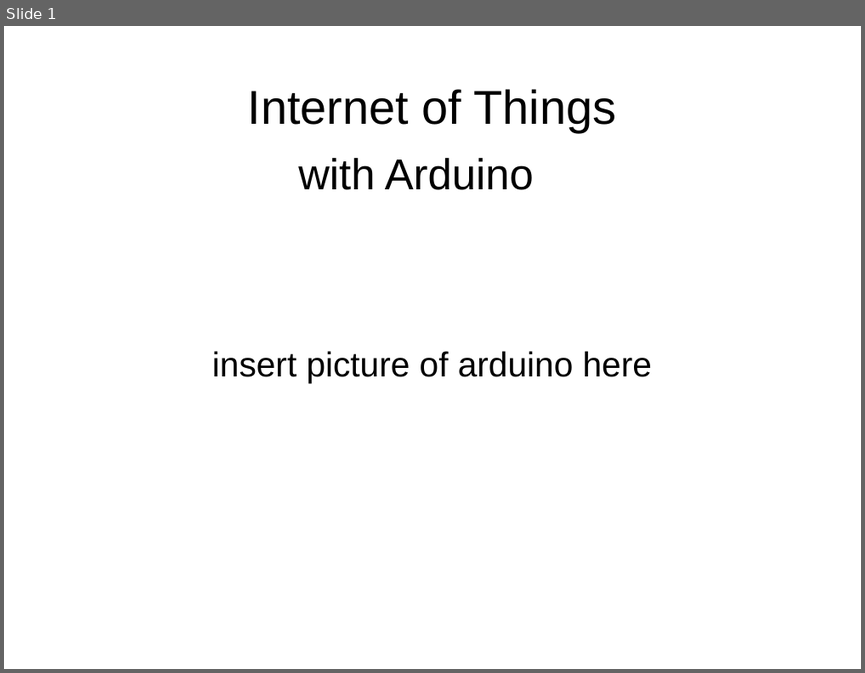
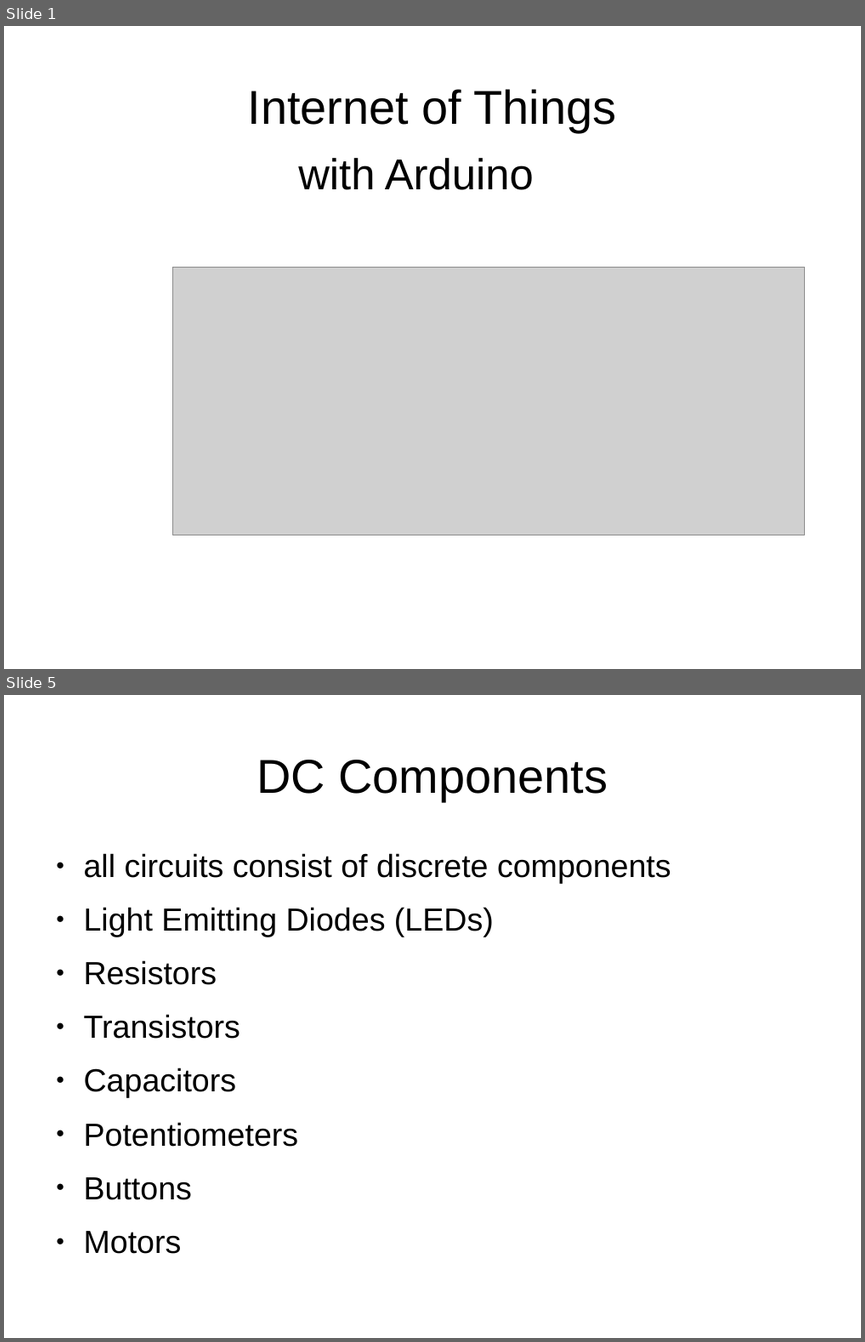
Before and after one commit to jasonmfehr/jug-arduino, a slide deck: presentation/Illnois_JUG_2014_09_09.odp. Shown one above the other, each under a label of ours: slide 1 before the commit, slides 1 and 5 after it; the slides between them are not shown. The pictures are 865x673 and 865x1342 pixels, drawn with LibreOffice and Linux fonts; fonts in the diff are those of the drawing; grey boxes stand for pictures. Boxes give left, top, right and bottom in pixels: in the first picture for what was removed or moved away, otherwise in the second. Text is boxed around its words. In the diff, an @@ line names an element or a change of style, - is before the commit and + after.

```diff
--- a/presentation/Illnois_JUG_2014_09_09.odp
+++ b/presentation/Illnois_JUG_2014_09_09.odp
@@ slide 5 added at (4, 695, 861, 1338), background #FFFFFF @@
@@ title added at (256, 760, 608, 801), 44 pt, text #000000 @@
+DC Components
@@ text added at (84, 853, 671, 1200), 29.6 pt, text #000000 @@
+● all circuits consist of discrete components
+● Light Emitting Diodes (LEDs)
+● Resistors
+● Transistors
+● Capacitors
+● Potentiometers
+● Buttons
+● Motors
@@ slide 1 changed as well @@
@@ picture added at (172, 267, 805, 534) @@
@@ subtitle removed at (212, 351, 652, 383) @@
-insert picture of arduino here
```
Also in this commit, not shown: 10 other slides added.
